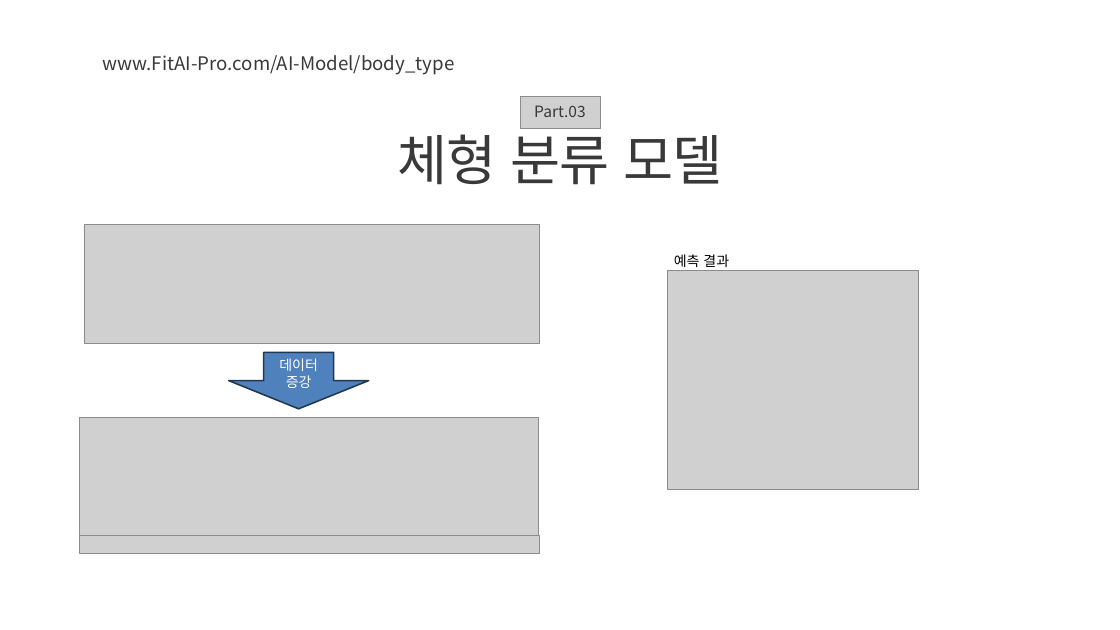
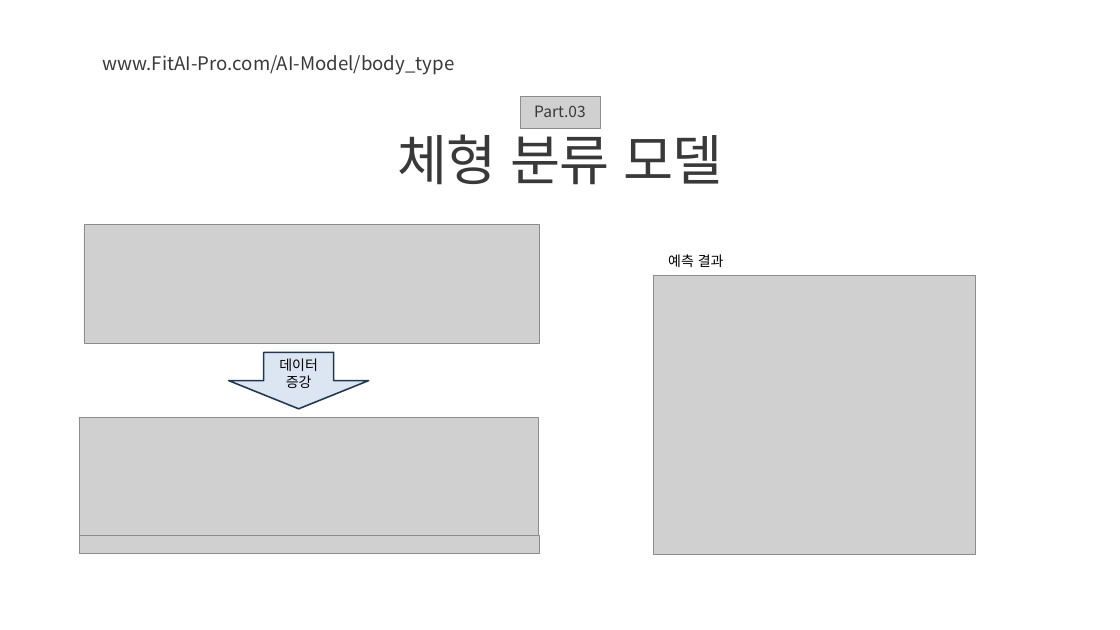
Before and after one commit to ssoom98/FitAI_Pro, a slide deck: slide 23 of ppt/FitAI-Pro_CSM.pptx (slide 21 before the commit). Drawn at 1120x630 pixels with LibreOffice and Linux fonts; fonts in the diff are those of the drawing; grey boxes stand for pictures; background and template pictures are left out. Boxes give left, top, right and bottom in pixels: in the first picture for what was removed or moved away, otherwise in the second. Text is boxed around its words. In the diff, an @@ line names an element or a change of style, - is before the commit and + after.

```diff
--- a/ppt/FitAI-Pro_CSM.pptx
+++ b/ppt/FitAI-Pro_CSM.pptx
@@ text "예측 결과": place and size @@
-text "예측 결과" at <box>674,254,729,267</box>
+text "예측 결과" at <box>668,254,724,267</box>
@@ picture: place and size @@
-picture at <box>667,270,918,489</box>
+picture at <box>654,276,976,555</box>
@@ down arrow "데이터 증강" at <box>228,352,368,409</box>: text colour #FFFFFF to #000000; fill #4F81BD to #DCE6F2 @@
```
Also in this commit, not shown: 8 other slides changed, 8 slides added, 1 slide removed, 9 other files.
